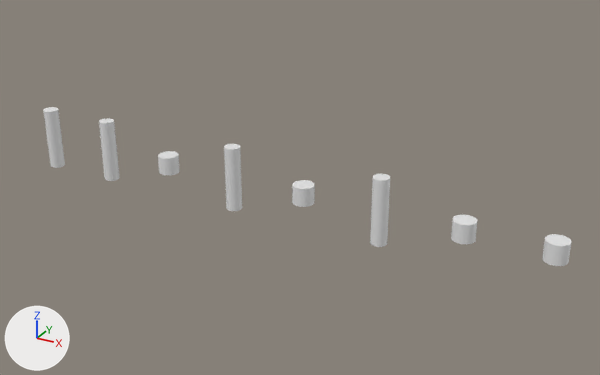
The glTF model examples/hinge_assembly/model.glb: old version first, new version second.
Both versions are drawn from a camera (50 mm lens) standing at (0.502, -0.481, 0.244) and looking at (0.23, 0.014, -0.003). The lights are fixed; the arrows at lower left show +X, +Y and +Z. The picture after the commit comes second. Where no turn or scale is listed for an object, it has been applied to the vertices. Vertices at exactly the same position are counted once.

Script lines for the objects in view, before the commit:
```python
ob_0_1_1_10 = bpy.data.objects.new('=>[0:1:1:10]', me_solid_003)
ob_0_1_1_10.location = (0.0, 0.0, -0.025)
ob_0_1_1_12 = bpy.data.objects.new('=>[0:1:1:12]', me_solid_004)
ob_0_1_1_12.location = (0.0, 0.0, -0.007)
ob_0_1_1_14 = bpy.data.objects.new('=>[0:1:1:14]', me_solid_005)
ob_0_1_1_14.location = (0.0, 0.0, -0.025)
ob_0_1_1_16 = bpy.data.objects.new('=>[0:1:1:16]', me_solid_006)
ob_0_1_1_16.location = (0.0, 0.0, -0.007)
ob_0_1_1_18 = bpy.data.objects.new('=>[0:1:1:18]', me_solid_007)
ob_0_1_1_18.location = (0.0, 0.0, -0.007)
ob_0_1_1_4 = bpy.data.objects.new('=>[0:1:1:4]', me_solid)
ob_0_1_1_4.location = (0.0, 0.0, -0.025)
ob_0_1_1_6 = bpy.data.objects.new('=>[0:1:1:6]', me_solid_001)
ob_0_1_1_6.location = (0.0, 0.0, -0.025)
ob_0_1_1_8 = bpy.data.objects.new('=>[0:1:1:8]', me_solid_002)
ob_0_1_1_8.location = (0.0, 0.0, -0.007)
```
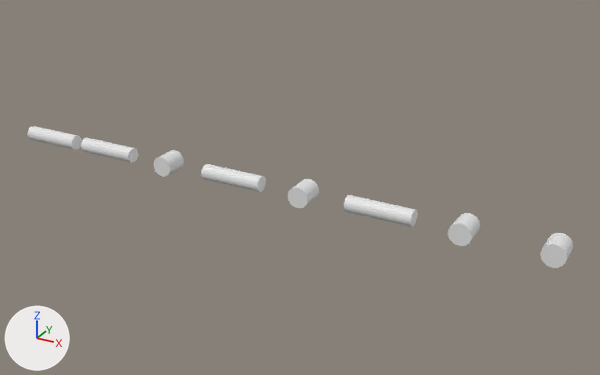
Where the newer file only moved an object's origin or applied its transform, the numbers keep the older frame.

Where the change shows, as pixel boxes [x1, y1, x2, y2] in the pictures (600 x 375 px):
'=>[0:1:1:14]', turned
    before: [370, 174, 390, 247]
    after: [344, 195, 417, 227]
'=>[0:1:1:10]', turned
    before: [224, 144, 242, 211]
    after: [201, 164, 266, 192]
'=>[0:1:1:6]', turned
    before: [99, 118, 120, 181]
    after: [81, 138, 138, 163]
'=>[0:1:1:4]', reshaped (143% wider, 60% shorter)
    before: [43, 107, 65, 168]
    after: [27, 126, 82, 150]
'=>[0:1:1:18]', reshaped (10% wider, 9% taller)
    before: [542, 234, 572, 266]
    after: [540, 233, 573, 268]
'=>[0:1:1:16]', reshaped (22% wider, 10% taller)
    before: [451, 215, 477, 245]
    after: [448, 213, 480, 246]
'=>[0:1:1:12]', reshaped (33% wider, 7% taller)
    before: [292, 180, 315, 207]
    after: [288, 179, 319, 208]
'=>[0:1:1:8]', reshaped (39% wider, 12% taller)
    before: [158, 151, 180, 175]
    after: [153, 150, 184, 177]
part 1 of me_solid, deleted
    before: [43, 107, 65, 168]
part 2 of me_solid, added
    after: [27, 126, 82, 150]

Patch to the scene script:
```diff
--- a/examples/hinge_assembly/model.glb.py
+++ b/examples/hinge_assembly/model.glb.py
@@ me_solid @@
 # used by ob_0_1_1_4; location = (0.0, 0.0, -0.025)
-me_solid.from_pydata(...)  # 52 vertices, 100 faces; spans x -0.006..0.006, y -0.006..0.006, z 0.0..0.05
+me_solid.from_pydata(...)  # 52 vertices, 100 faces; spans x -0.025..0.025, y -0.006..0.006, z 0.019..0.031
+# me_solid part 1: 52 vertices removed from x -0.006..0.006, y -0.006..0.006, z 0.0..0.05
+# me_solid part 2: 52 vertices added at x -0.025..0.025, y -0.006..0.006, z 0.019..0.031, forming a 26-sided cylinder along x
@@ me_solid_001 @@
 # used by ob_0_1_1_6; location = (0.0, 0.0, -0.025)
-me_solid_001.from_pydata(...)  # 52 vertices, 100 faces; spans x 0.054..0.066, y -0.006..0.006, z 0.0..0.05
+me_solid_001.from_pydata(...)  # 52 vertices, 100 faces; spans x 0.035..0.085, y -0.006..0.006, z 0.019..0.031
+# me_solid_001 part 3: the whole mesh is turned 90 degrees about the y axis through its middle
@@ me_solid_002 @@
 # used by ob_0_1_1_8; location = (0.0, 0.0, -0.007)
-me_solid_002.from_pydata(...)  # 52 vertices, 100 faces; spans x 0.112..0.128, y -0.0079..0.0079, z 0.0..0.014
+me_solid_002.from_pydata(...)  # 52 vertices, 100 faces; spans x 0.112..0.128, y -0.009..0.009, z -0.0009..0.0149
+# me_solid_002 part 4: the whole mesh is multiplied about its middle by the matrix ((1.0, 0.0, 0.0), (0.0, 0.0, -1.286), (0.0, 1.0, 0.0))
@@ me_solid_003 @@
 # used by ob_0_1_1_10; location = (0.0, 0.0, -0.025)
-me_solid_003.from_pydata(...)  # 52 vertices, 100 faces; spans x 0.174..0.186, y -0.006..0.006, z 0.0..0.05
+me_solid_003.from_pydata(...)  # 52 vertices, 100 faces; spans x 0.155..0.205, y -0.006..0.006, z 0.019..0.031
+# me_solid_003 part 5: the whole mesh is turned 90 degrees about the y axis through its middle
@@ me_solid_004 @@
 # used by ob_0_1_1_12; location = (0.0, 0.0, -0.007)
-me_solid_004.from_pydata(...)  # 52 vertices, 100 faces; spans x 0.232..0.248, y -0.0079..0.0079, z 0.0..0.014
+me_solid_004.from_pydata(...)  # 52 vertices, 100 faces; spans x 0.232..0.248, y -0.009..0.009, z -0.0009..0.0149
+# me_solid_004 part 6: the whole mesh is multiplied about its middle by the matrix ((1.0, 0.0, 0.0), (0.0, 0.0, -1.286), (0.0, 1.0, 0.0))
@@ me_solid_005 @@
 # used by ob_0_1_1_14; location = (0.0, 0.0, -0.025)
-me_solid_005.from_pydata(...)  # 52 vertices, 100 faces; spans x 0.294..0.306, y -0.006..0.006, z 0.0..0.05
+me_solid_005.from_pydata(...)  # 52 vertices, 100 faces; spans x 0.275..0.325, y -0.006..0.006, z 0.019..0.031
+# me_solid_005 part 7: the whole mesh is turned 90 degrees about the y axis through its middle
@@ me_solid_006 @@
 # used by ob_0_1_1_16; location = (0.0, 0.0, -0.007)
-me_solid_006.from_pydata(...)  # 52 vertices, 100 faces; spans x 0.352..0.368, y -0.0079..0.0079, z 0.0..0.014
+me_solid_006.from_pydata(...)  # 52 vertices, 100 faces; spans x 0.352..0.368, y -0.009..0.009, z -0.0009..0.0149
+# me_solid_006 part 8: the whole mesh is multiplied about its middle by the matrix ((1.0, 0.0, 0.0), (0.0, 0.0, -1.286), (0.0, 1.0, 0.0))
@@ me_solid_007 @@
 # used by ob_0_1_1_18; location = (0.0, 0.0, -0.007)
-me_solid_007.from_pydata(...)  # 52 vertices, 100 faces; spans x 0.412..0.428, y -0.0079..0.0079, z 0.0..0.014
+me_solid_007.from_pydata(...)  # 52 vertices, 100 faces; spans x 0.412..0.428, y -0.009..0.009, z -0.0009..0.0149
+# me_solid_007 part 9: the whole mesh is multiplied about its middle by the matrix ((1.0, 0.0, 0.0), (0.0, 0.0, -1.286), (0.0, 1.0, 0.0))
```
